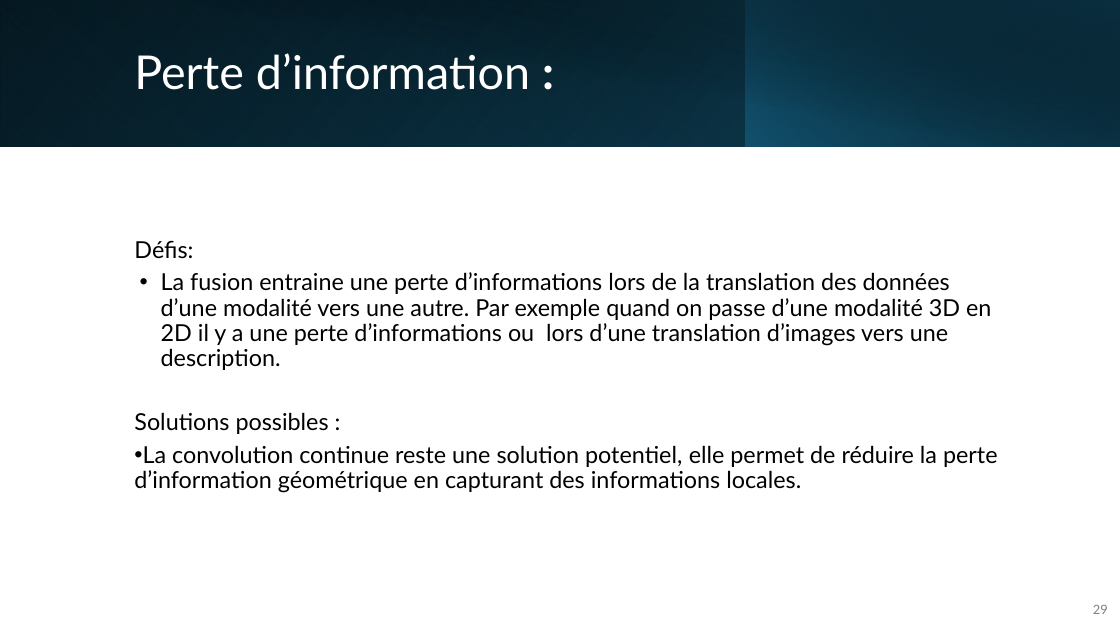
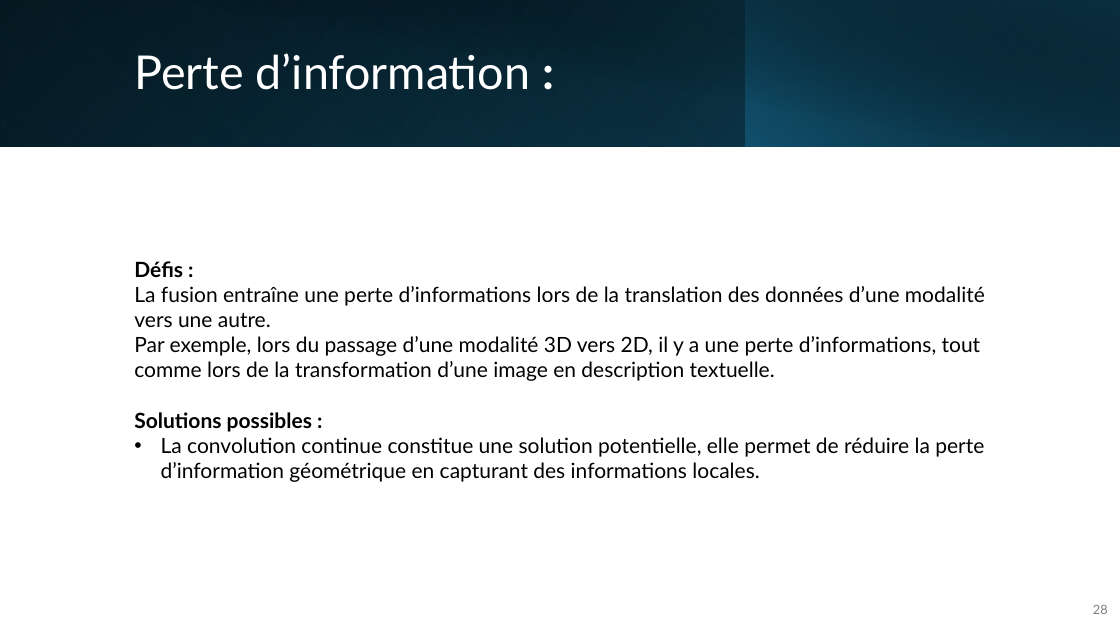
Before and after one commit to IzowRM/Stage-Cetic, a slide deck: slide 28 of Doc Slide/Presentation_du_27_01.pptx (slide 29 before the commit). Drawn at 1120x630 pixels with LibreOffice and Linux fonts; fonts in the diff are those of the drawing. Boxes give left, top, right and bottom in pixels: in the first picture for what was removed or moved away, otherwise in the second. Text is boxed around its words. In the diff, an @@ line names an element or a change of style, - is before the commit and + after.

```diff
--- a/Doc Slide/Presentation_du_27_01.pptx
+++ b/Doc Slide/Presentation_du_27_01.pptx
@@ text at <box>134,261,985,381</box>: text changed; size 20 to 18 pt @@
-Défis:
-• La fusion entraine une perte d’informations lors de la translation des données d’une modalité vers une autre. Par exemple quand on passe d’une modalité 3D en 2D il y a une perte d’informations ou lors d’une translation d’images vers une description.
+Défis :
+La fusion entraîne une perte d’informations lors de la translation des données d’une modalité vers une autre.
+Par exemple, lors du passage d’une modalité 3D vers 2D, il y a une perte d’informations, tout comme lors de la transformation d’une image en description textuelle.
@@ text at <box>134,412,312,432</box>: size 20 to 18 pt, bold on in "Solutions possibles :"; line spacing 0.9 to 1; less space between paragraphs @@
@@ text at <box>161,437,984,482</box>: text changed; size 20 to 18 pt @@
-• La convolution continue reste une solution potentiel, elle permet de réduire la perte d’information géométrique en capturant des informations locales.
+• La convolution continue constitue une solution potentielle, elle permet de réduire la perte d’information géométrique en capturant des informations locales.
@@ page number at <box>1093,605,1108,614</box>: text changed @@
-29
+28
```
Also in this commit, not shown: 11 other slides changed, 2 slides added, 2 slides removed, 4 other files.
